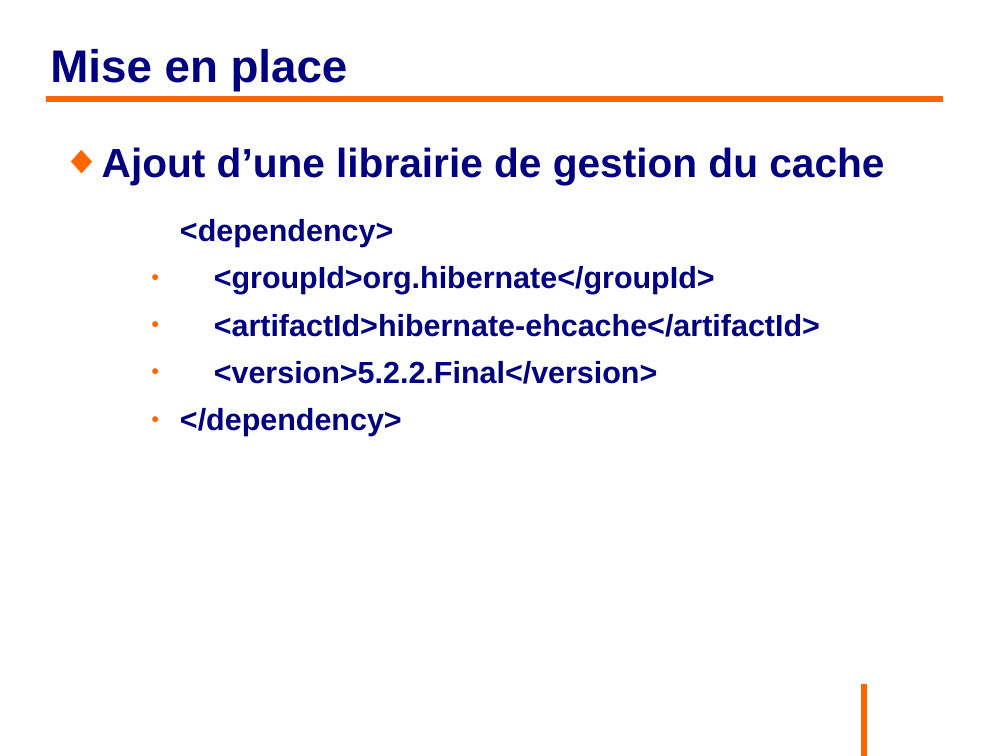
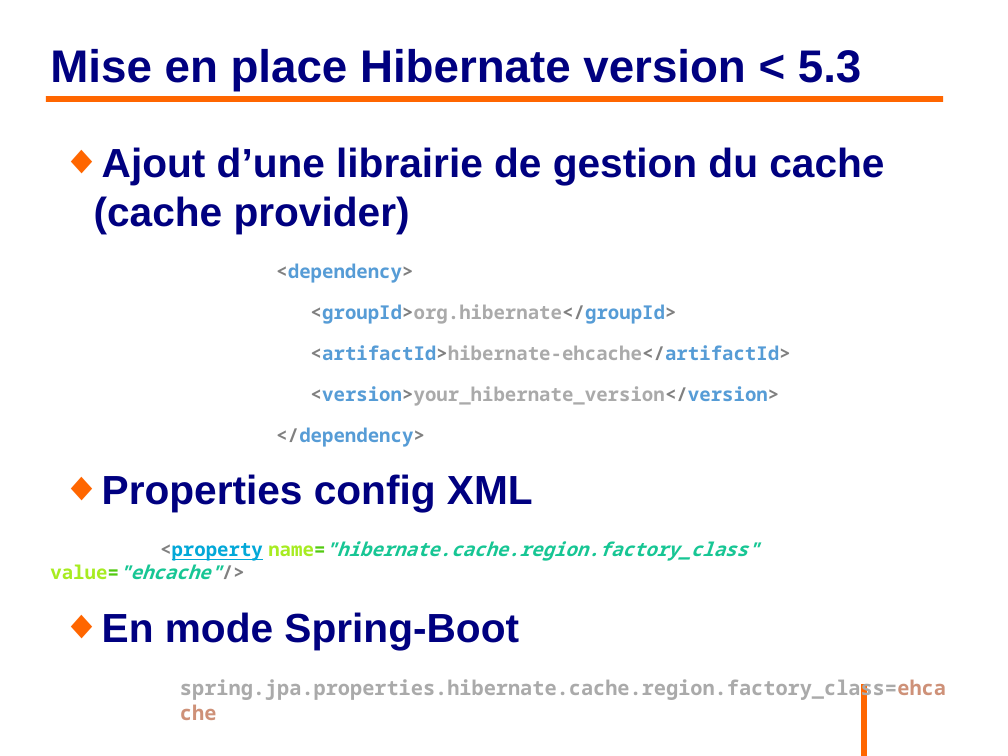
Before and after one commit to philphils/formation-hibernate-avancee, a slide deck: slide 48 of Documentation/diapo_formation_hibernate_avancee.odp. Drawn at 1008x756 pixels with LibreOffice and Linux fonts; fonts in the diff are those of the drawing; background and template pictures are left out. Boxes give left, top, right and bottom in pixels: in the first picture for what was removed or moved away, otherwise in the second. Text is boxed around its words. In the diff, an @@ line names an element or a change of style, - is before the commit and + after.

Commit message:
Diapo partie cache 2nd niveau en cours

```diff
--- a/Documentation/diapo_formation_hibernate_avancee.odp
+++ b/Documentation/diapo_formation_hibernate_avancee.odp
@@ title at [50, 49, 862, 92]: text changed @@
-Mise en place
+Mise en place Hibernate version < 5.3
@@ text at [94, 147, 884, 233]: text changed @@
-◆ Ajout d’une librairie de gestion du cache
+◆ Ajout d’une librairie de gestion du cache (cache provider)
@@ text at [276, 263, 790, 447]: size 24 to 15 pt, font Arial to Noto Sans Mono, text colour #000080 to #808080, text colour #000080 to #569CD6 in "<dependency>", "<groupId>org.hibernate</groupId>", "<artifactId>hibernate-ehcache</artifactId>", "</dependency>"; text colour #000080 to #AAAAAA in "<groupId>org.hibernate</groupId>", "<artifactId>hibernate-ehcache</artifactId>"; list level 3 to 1 in "<dependency>"; bullet ● to none; list level 3 to 1 in "<groupId>org.hibernate</groupId>"; list level 3 to 1 in "<artifactId>hibernate-ehcache</artifactId>"; list level 3 to 1 in "</dependency>" @@
@@ text at [310, 386, 779, 406]: text changed; size 24 to 15 pt; font Arial to Noto Sans Mono; text colour #000080 to #AAAAAA @@
-    ● <version>5.2.2.Final</version>
+<version>your_hibernate_version</version>
@@ text at [50, 474, 946, 702]: paragraphs added @@
+◆ Properties config XML
+<property name="hibernate.cache.region.factory_class" value="ehcache"/>
+◆ En mode Spring-Boot
+    spring.jpa.properties.hibernate.cache.region.factory_class=ehcache
```
Also in this commit, not shown: 2 slides added.
